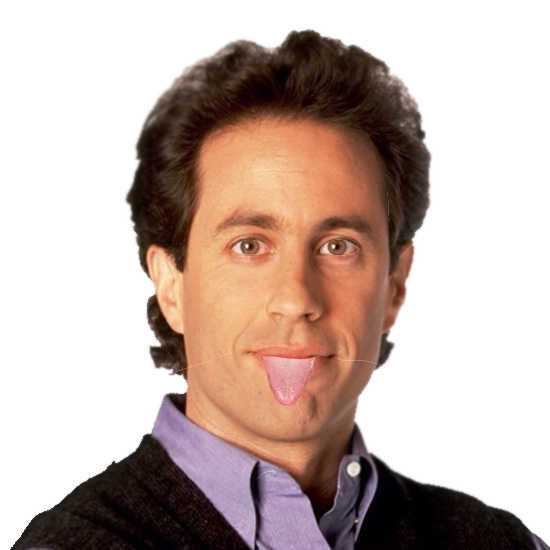
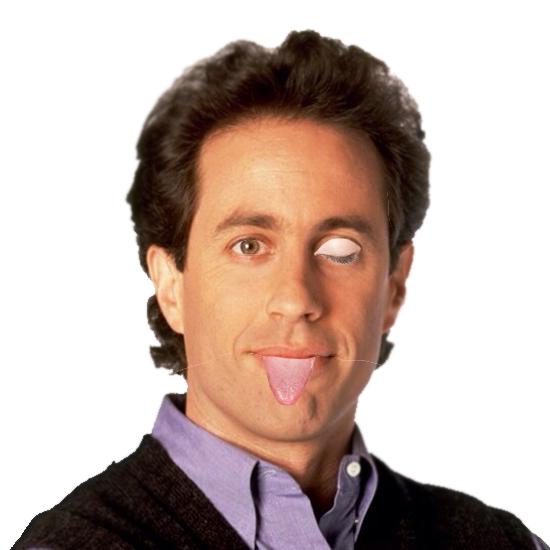
Layered file, before and after one edit (550×550). Changes by layer:
added layer "righteyelid" above "left eye" over [311, 237, 369, 274]
